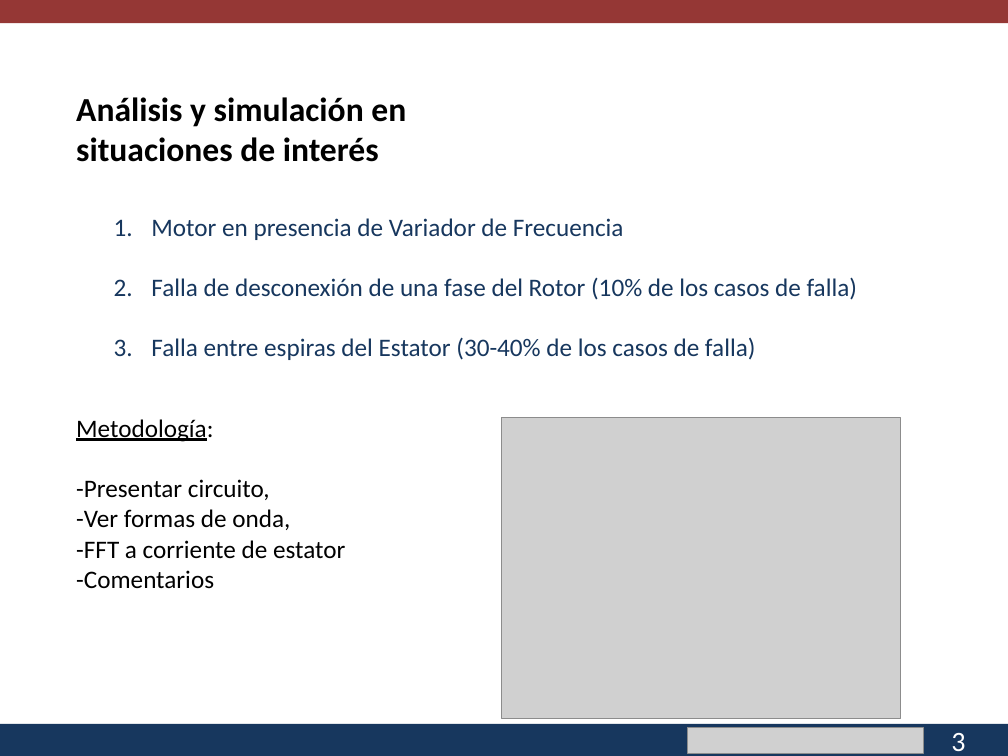
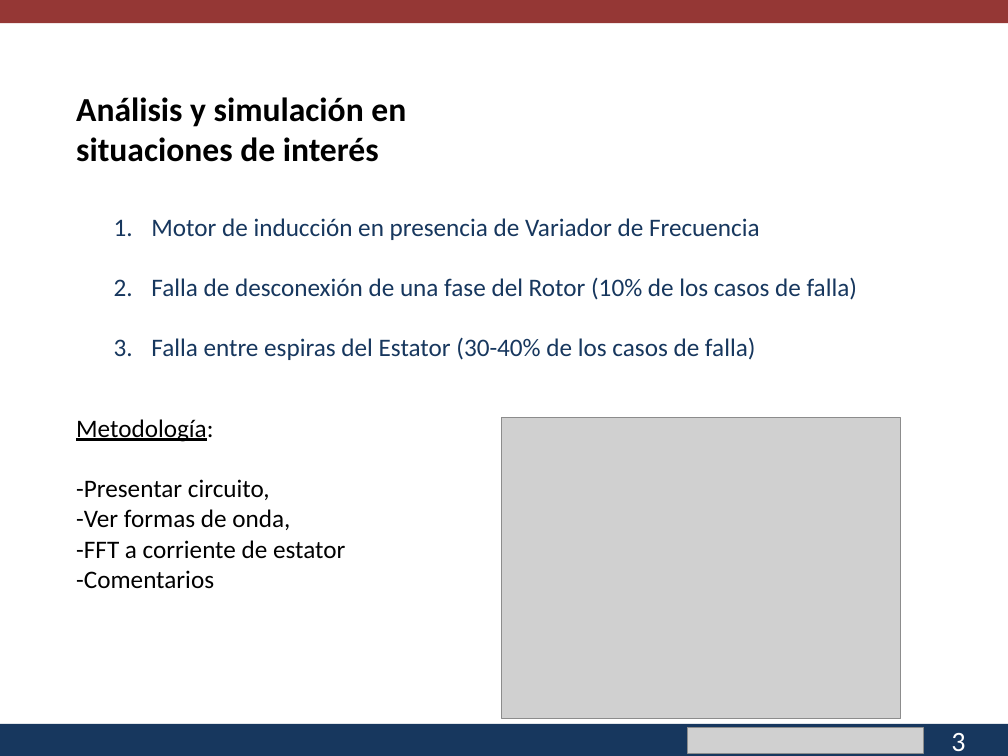
Before and after one commit to cisternashdiego/Proyecto1, a slide deck: slide 4 of Segunda Mesa.pptx. Drawn at 1008x756 pixels with LibreOffice and Linux fonts; fonts in the diff are those of the drawing; grey boxes stand for pictures; background and template pictures are left out. Boxes give left, top, right and bottom in pixels: in the first picture for what was removed or moved away, otherwise in the second. Text is boxed around its words. In the diff, an @@ line names an element or a change of style, - is before the commit and + after.

```diff
--- a/Segunda Mesa.pptx
+++ b/Segunda Mesa.pptx
@@ text at <box>151,218,760,240</box>: text changed @@
-1. Motor en presencia de Variador de Frecuencia
+1. Motor de inducción en presencia de Variador de Frecuencia
```
Also in this commit, not shown: 6 other slides changed, 5 slides added, 4 slides removed, 2 other files.
